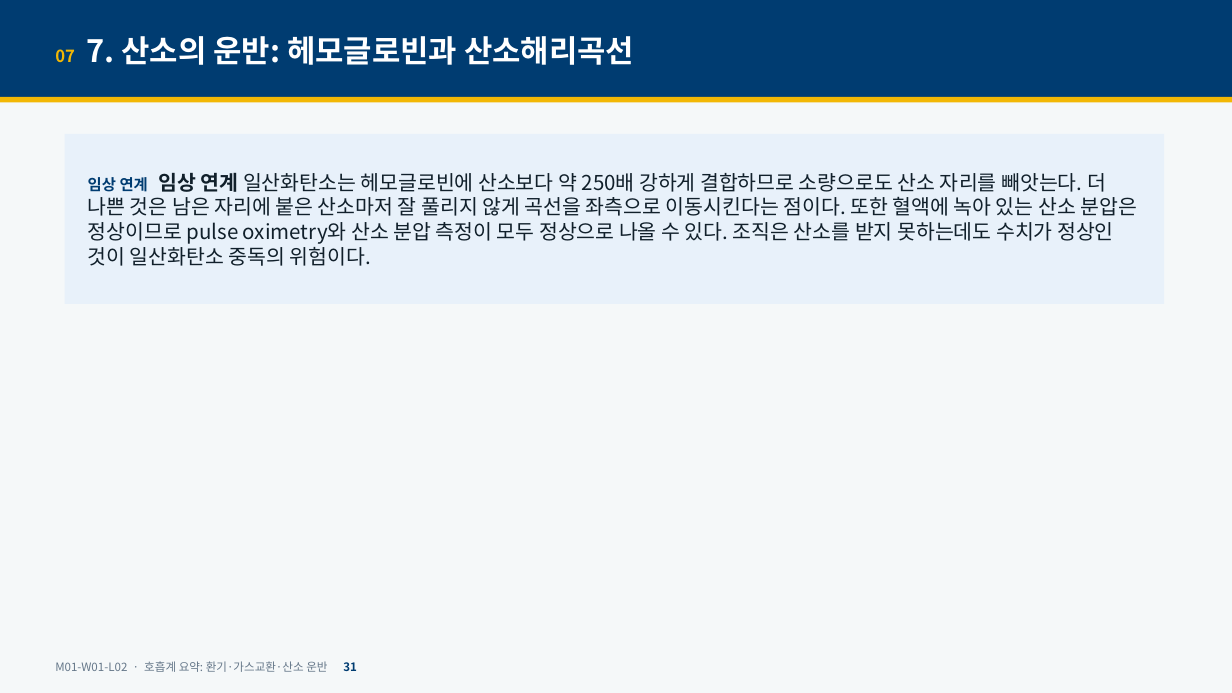
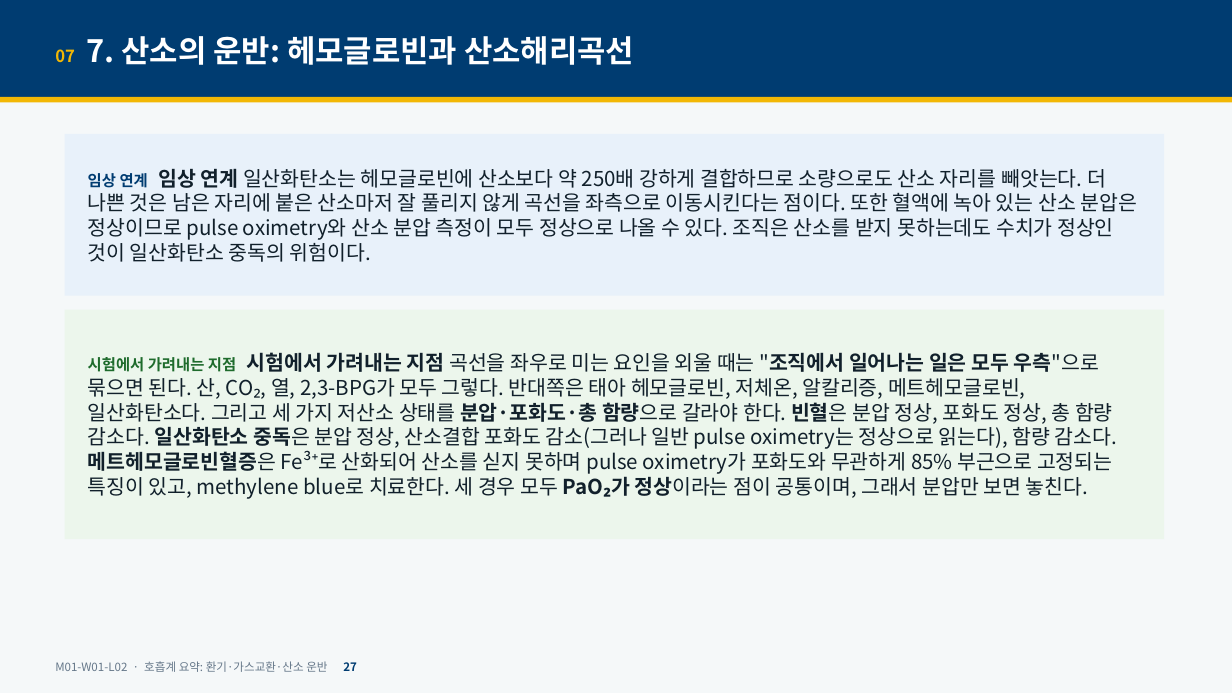
Before and after one commit to hoperiasd2/hoperiasd2.github.io, a slide deck: slide 27 of curriculum/M01/W01/L02/slides.pptx (slide 31 before the commit). Drawn at 1232x693 pixels with LibreOffice and Linux fonts; fonts in the diff are those of the drawing. Boxes give left, top, right and bottom in pixels: in the first picture for what was removed or moved away, otherwise in the second. Text is boxed around its words. In the diff, an @@ line names an element or a change of style, - is before the commit and + after.

```diff
--- a/curriculum/M01/W01/L02/slides.pptx
+++ b/curriculum/M01/W01/L02/slides.pptx
@@ rectangle "임상 연계 임상 연계 일산화탄소는 ...": place and size @@
-rectangle "임상 연계 임상 연계 일산화탄소는 ..." at [65, 134, 1165, 304]
+rectangle "임상 연계 임상 연계 일산화탄소는 ..." at [65, 134, 1165, 296]
@@ rectangle added at [65, 310, 1165, 539], fill #ECF6EC, 16 pt, text #11202B @@
+시험에서 가려내는 지점 시험에서 가려내는 지점 곡선을 좌우로 미는 요인을 외울 때는 "조직에서 일어나는 일은 모두 우측"으로 묶으면 된다. 산, CO₂, 열, 2,3-BPG가 모두 그렇다. 반대쪽은 태아 헤모글로빈, 저체온, 알칼리증, 메트헤모글로빈, 일산화탄소다. 그리고 세 가지 저산소 상태를 분압·포화도·총 함량으로 갈라야 한다. 빈혈은 분압 정상, 포화도 정상, 총 함량 감소다. 일산화탄소 중독은 분압 정상, 산소결합 포화도 감소(그러나 일반 pulse oximetry는 정상으로 읽는다), 함량 감소다. 메트헤모글로빈혈증은 Fe³⁺로 산화되어 산소를 싣지 못하며 pulse oximetry가 포화도와 무관하게 85% 부근으로 고정되는 특징이 있고, methylene blue로 치료한다. 세 경우 모두 PaO₂가 정상이라는 점이 공통이며, 그래서 분압만 보면 놓친다.
@@ text at [55, 661, 357, 672]: text changed @@
-M01-W01-L02 · 호흡계 요약: 환기·가스교환·산소 운반 31
+M01-W01-L02 · 호흡계 요약: 환기·가스교환·산소 운반 27
```
Also in this commit, not shown: 23 other slides changed, 23 slides removed, 5 other files.
